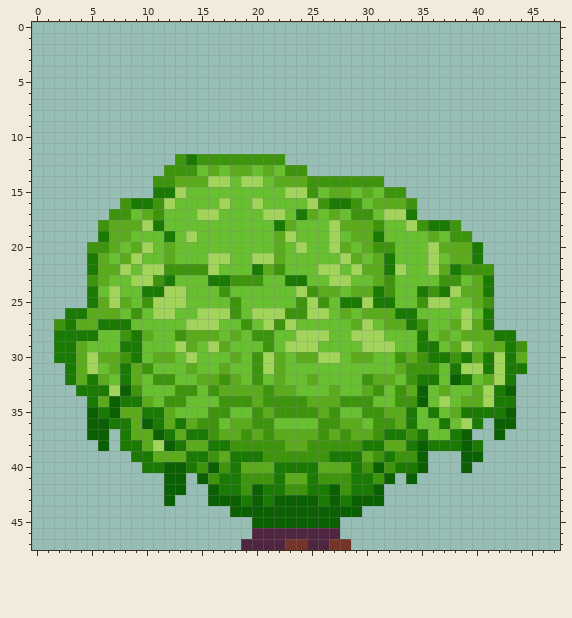
One commit to this pixel-art sprite: Assets/Art/bush.png. The picture above is the old version.
The file is 48x48 pixels.
Now the later version:
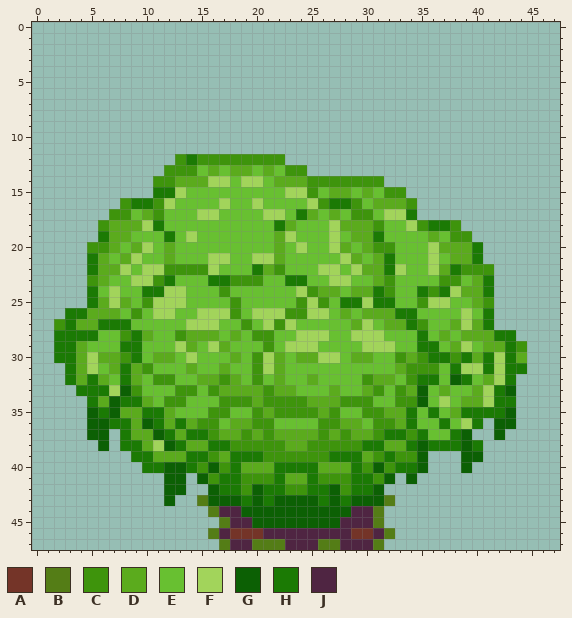
Palette (. is transparent): A #743428  B #547d16  C #3e940c  D #5bab1d  E #68c031  F #a2d45b  G #0c6004  H #1b7a04  J #4f2542
What changed:
y 43: x 15 . -> B; x 32 . -> B
y 44: x 16..18 ..G -> BJJ; x 29..31 G.. -> JJB
y 45: x 17..19 ... -> BJJ; x 28..31 .... -> JJJB
y 46: x 16..20 ....J -> BJAAA; x 28..32 ..... -> JAAJB
y 47: x 17..18 .. -> BJ; x 20..24 JJJAA -> BBBJJ; x 26..31 JAA... -> BBJJJB
Pixel boxes of the changes (left, top, right, bottom) in both pictures:
changed: (197, 495, 395, 550)
